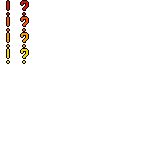
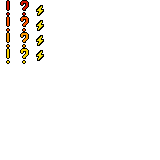
Layer changes from the first 160 × 160 image to the second:
painted on "Ebene" over (x1=36, y1=5, x2=44, y2=61)
